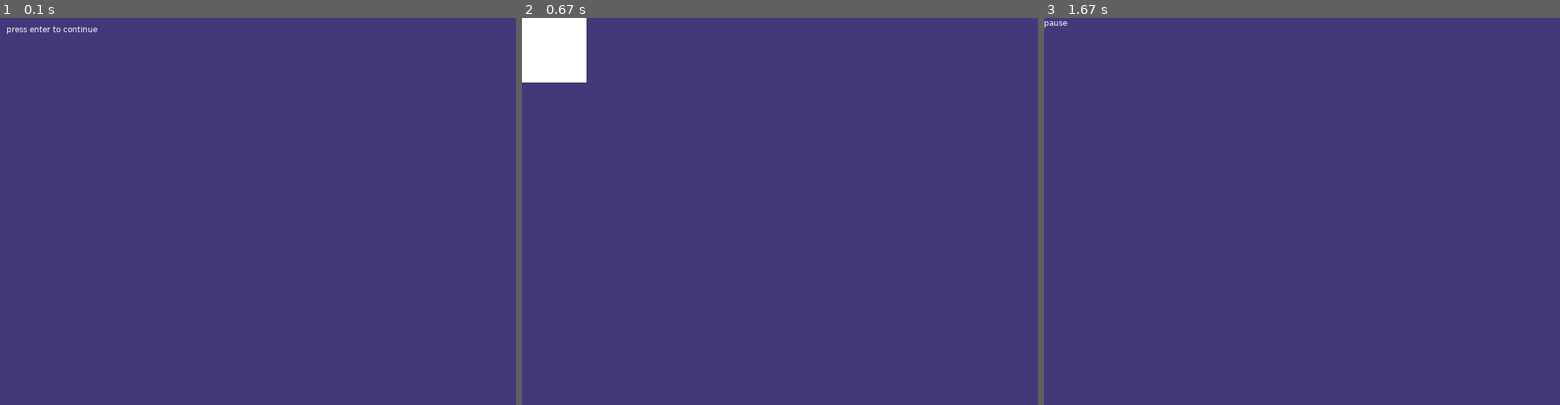
Above: before the commit, frames 1-3 (left to right).
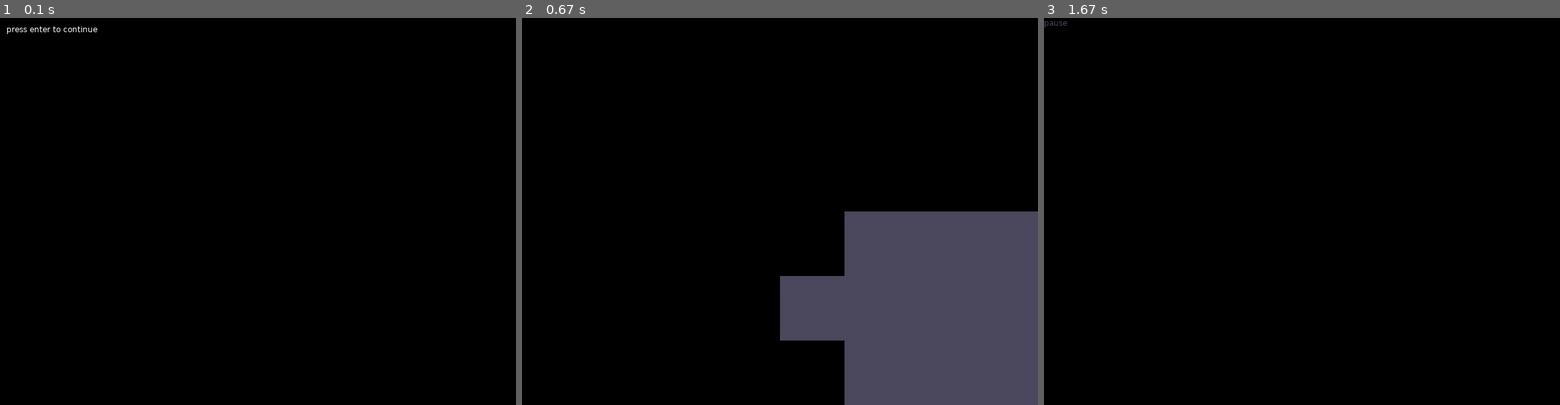
Above: after the commit, the same moments.

Repository: dogconnoisseur/shift
Game: LÖVE game, started from main.lua
The game is run twice, just before and just after one commit, with the same random seed, the same clock (stepped at 60 frames per second) and the same inputs.
Inputs:
- Up to frame 1 (0.1 s): no input
- Up to frame 2 (0.67 s): tap Enter at 0.33 s
- Up to frame 3 (1.67 s): tap Esc at 0.67 s

The runs differ from the first frame. In frame 1, 100% of the frame differs, in the area x 0-100%, y 0-100%; in frame 2, 100%; in frame 3, 100%.

Commit message:
drawing cell background

Diff:
--- a/main.lua
+++ b/main.lua
@@ -27,7 +27,7 @@
 
 	love.graphics.setCanvas(canvas)
 
-	love.graphics.clear(helpers.hexToRGB(constants.COLORS.ENTITY.BLUE0))
+	-- love.graphics.clear(helpers.hexToRGB(constants.COLORS.ENTITY.BLUE0))
 	love.graphics.setCanvas()
 end
 
--- a/src/entity.lua
+++ b/src/entity.lua
@@ -7,8 +7,7 @@
 
 	instance.name = name
 	instance.sight = nil
-	instance.position = vector(0, 0)
-	instance.movementSpeed = 100
+	instance.position = vector(400, 400)
 
 	setmetatable(instance, self)
 	return instance
@@ -22,9 +21,8 @@
 	return type(e) == table and type(e.name) == string and vector.isvector(e.position) and vector.isvector(e.velocity)
 end
 
-function Entity:move(v, dt)
-	self.position =
-		vector.new(self.position.x + (self.movementSpeed * dt) * v.x, self.position.y + (self.movementSpeed * dt) * v.y)
+function Entity:move(d)
+	self.position = vector.new(self.position.x + d.x, self.position.y + d.y)
 end
 
 function Entity:update(dt)
--- a/src/grid.lua
+++ b/src/grid.lua
@@ -1,3 +1,6 @@
+local Constants = require("src.utils.constants")
+local Helpers = require("src.utils.helpers")
+
 local Grid = {}
 Grid.__index = Grid
 
@@ -6,6 +9,8 @@
 
 	instance.width = width
 	instance.height = height
+	instance.cellWidth = Constants.CELL_DIMENSIONS.WIDTH
+	instance.cellHeight = Constants.CELL_DIMENSIONS.HEIGHT
 	instance.entities = entities
 	instance.cellData = cellData
 
@@ -23,6 +28,35 @@
 
 function Grid:isEmpty() end
 
+function Grid:draw()
+	local currentY
+	local currentX
+	for i = 0, #self.cells - 1 do
+		currentX = i % self.width
+		currentY = math.floor(i / self.width)
+		if currentY % 2 == 0 then
+			if i % 2 == 0 then
+				love.graphics.setColor(Helpers.hexToRGB(Constants.COLORS.BACKGROUND.DARK))
+			else
+				love.graphics.setColor(Helpers.hexToRGB(Constants.COLORS.BACKGROUND.LIGHT))
+			end
+		else
+			if i % 2 ~= 0 then
+				love.graphics.setColor(Helpers.hexToRGB(Constants.COLORS.BACKGROUND.DARK))
+			else
+				love.graphics.setColor(Helpers.hexToRGB(Constants.COLORS.BACKGROUND.LIGHT))
+			end
+		end
+		love.graphics.rectangle(
+			"fill",
+			currentX * Constants.CELL_DIMENSIONS.WIDTH,
+			currentY * Constants.CELL_DIMENSIONS.HEIGHT,
+			Constants.CELL_DIMENSIONS.WIDTH,
+			Constants.CELL_DIMENSIONS.HEIGHT
+		)
+	end
+end
+
 function Grid:__tostring()
 	return "[ " .. table.concat(self.cells, ", ") .. " ]"
 end
--- a/src/map.lua
+++ b/src/map.lua
@@ -2,6 +2,10 @@
 
 local Map = {}
 Map.__index = Map
+
+local scale
+local offsetX
+local offsetY
 
 function Map:new()
 	local instance = {}
@@ -14,9 +18,30 @@
 
 function Map:init(width, height, entities, cellData)
 	self.grid = Grid:new(width, height, entities, cellData)
+
+	local screenWidth = love.graphics.getWidth()
+	local screenHeight = love.graphics.getHeight()
+	local levelWidth = self.grid.width
+	local levelHeight = self.grid.height
+
+	local scaleX = screenWidth / levelWidth
+	local scaleY = screenHeight / levelHeight
+	scale = math.min(scaleX, scaleY)
+
+	offsetX = (screenWidth - (levelWidth * scale) / 2)
+	offsetY = (screenHeight - (levelHeight * scale) / 2)
 end
 
 function Map:moveEntity(direction) end
+
+function Map:draw()
+	love.graphics.push()
+	love.graphics.translate(offsetX, offsetY)
+	love.graphics.scale(scale, scale)
+
+	self.grid:draw()
+	love.graphics.pop()
+end
 
 function Map:__tostring()
 	return Grid.__tostring(self.grid)
--- a/src/states/play.lua
+++ b/src/states/play.lua
@@ -13,7 +13,6 @@
 local monster
 local map
 
-local intendedMove
 function play:enter()
 	local baton = require("lib.baton")
 
@@ -24,11 +23,8 @@
 			up = { "key:up", "key:w" },
 			down = { "key:down", "key:s" },
 			pause = { "key:escape" },
-			move = { "key:return" },
 		},
-		pairs = {
-			intendedMove = { "left", "right", "up", "down" },
-		},
+		pairs = {},
 		joystick = love.joystick.getJoysticks()[1],
 	})
 
@@ -37,35 +33,19 @@
 
 	map = Map:new()
 	map:init(level1.width, level1.height, level1.entities, level1.cells)
-	print(map)
 end
 
 function play:update(dt)
 	input:update()
 
-	if input:released("left") then
-		intendedMove = Constants.DIRECTIONS.LEFT
-	end
-	if input:released("right") then
-		intendedMove = Constants.DIRECTIONS.RIGHT
-	end
-	if input:released("up") then
-		intendedMove = Constants.DIRECTIONS.UP
-	end
-	if input:released("down") then
-		intendedMove = Constants.DIRECTIONS.DOWN
-	end
-
-	if input:released("move") then
-		print(intendedMove)
-	end
 	if input:released("pause") then
 		Signal.emit("pause")
 	end
 end
 
 function play:draw()
-	love.graphics.print("play")
+	map:draw()
+
 	player:draw()
 end
 
--- a/src/utils/constants.lua
+++ b/src/utils/constants.lua
@@ -3,6 +3,16 @@
 local ENTITIES = {
 	PLAYER = "PLAYER",
 	MONSTER = "MONSTER",
+}
+
+local ENTITY_IDS = {
+	PLAYER = 1,
+	MONSTER = 2,
+}
+
+local CELL_DIMENSIONS = {
+	WIDTH = 16,
+	HEIGHT = 16,
 }
 
 local COLORS = {
@@ -35,4 +45,6 @@
 	ENTITIES = ENTITIES,
 	COLORS = COLORS,
 	DIRECTIONS = DIRECTIONS,
+	ENTITY_IDS = ENTITY_IDS,
+	CELL_DIMENSIONS = CELL_DIMENSIONS,
 }
